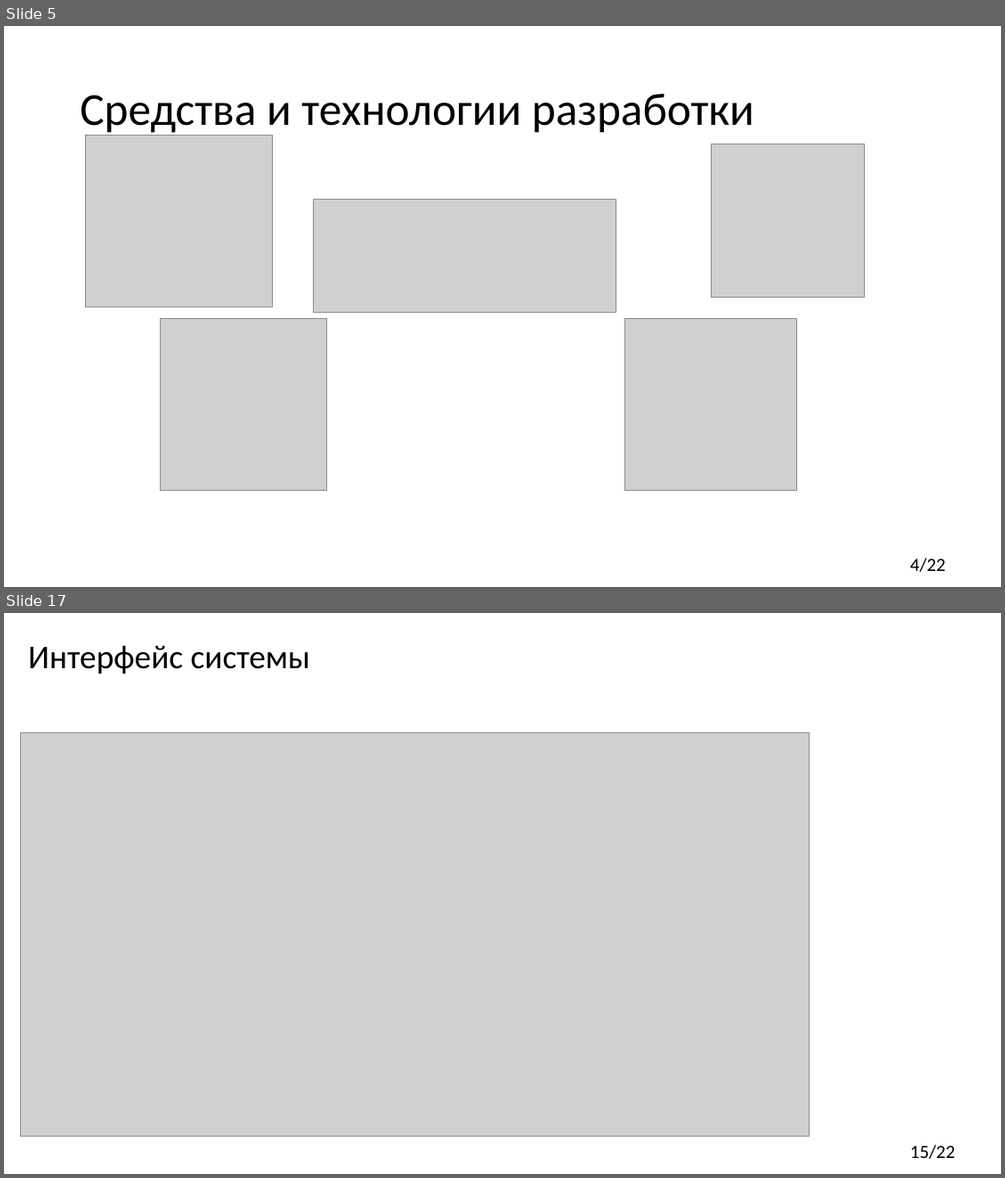
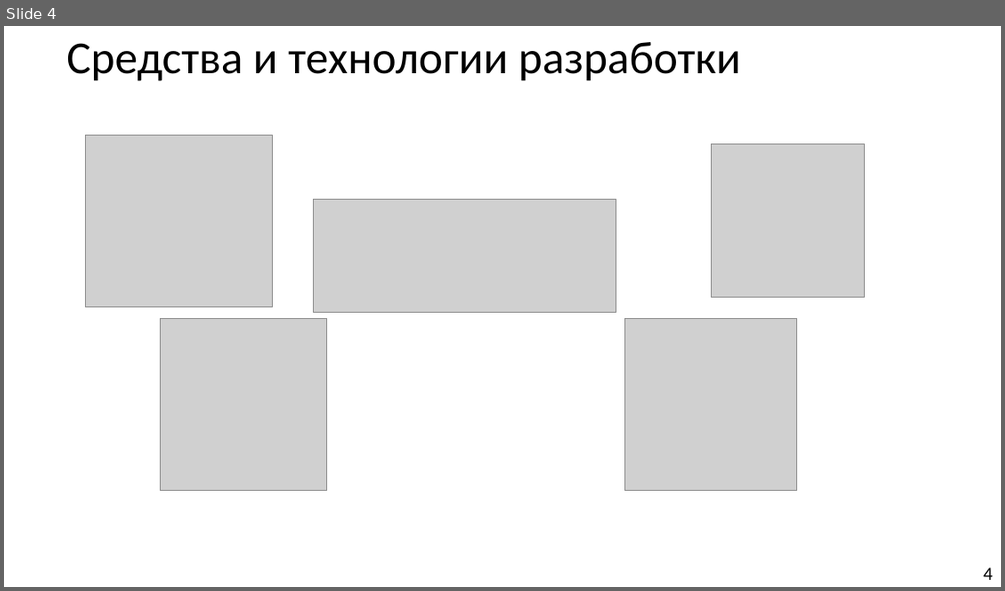
Before and after one commit to Hetsunya/diplom, a slide deck: вкр/практика/преза.pptx. Shown one above the other, each under a label of ours: slides 5 and 17 before the commit, slide 4 after it; the slides between them are not shown. The pictures are 1005x1178 and 1005x591 pixels, drawn with LibreOffice and Linux fonts; fonts in the diff are those of the drawing; grey boxes stand for pictures. Boxes give left, top, right and bottom in pixels: in the first picture for what was removed or moved away, otherwise in the second. Text is boxed around its words. In the diff, an @@ line names an element or a change of style, - is before the commit and + after.

```diff
--- a/вкр/практика/преза.pptx
+++ b/вкр/практика/преза.pptx
@@ slide 17 removed at bbox=[4, 613, 1001, 1174], background #FFFFFF @@
@@ text removed at bbox=[28, 645, 310, 674] @@
-Интерфейс системы
@@ picture removed at bbox=[20, 732, 809, 1135] @@
@@ text removed at bbox=[910, 1144, 955, 1159] @@
-15/22
@@ what was slide 5 is now slide 4 @@
@@ slide 4 changed as well @@
@@ title "Средства и технологии разработки": place and size @@
-title "Средства и технологии разработки" at bbox=[80, 94, 754, 135]
+title "Средства и технологии разработки" at bbox=[66, 42, 741, 81]
@@ title "Средства и технологии разработки" at bbox=[66, 42, 741, 81]: vertical alignment middle to top @@
@@ page number at bbox=[983, 567, 993, 580]: vertical alignment top to middle @@
@@ page number at bbox=[983, 567, 993, 580]: text changed @@
-4/22
+4
```
Also in this commit, not shown: 3 other slides changed, 12 slides added, 15 other slides removed, 3 other files.
